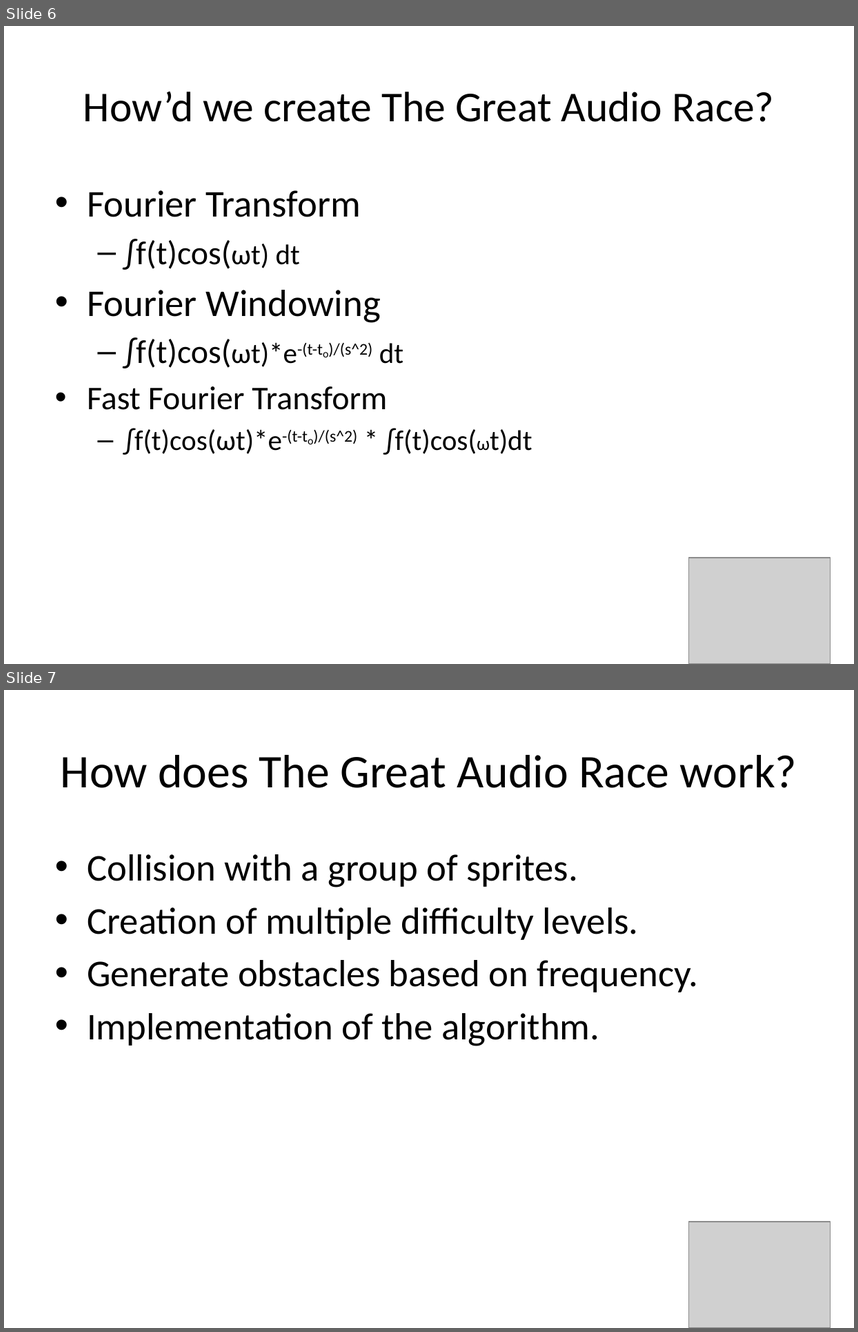
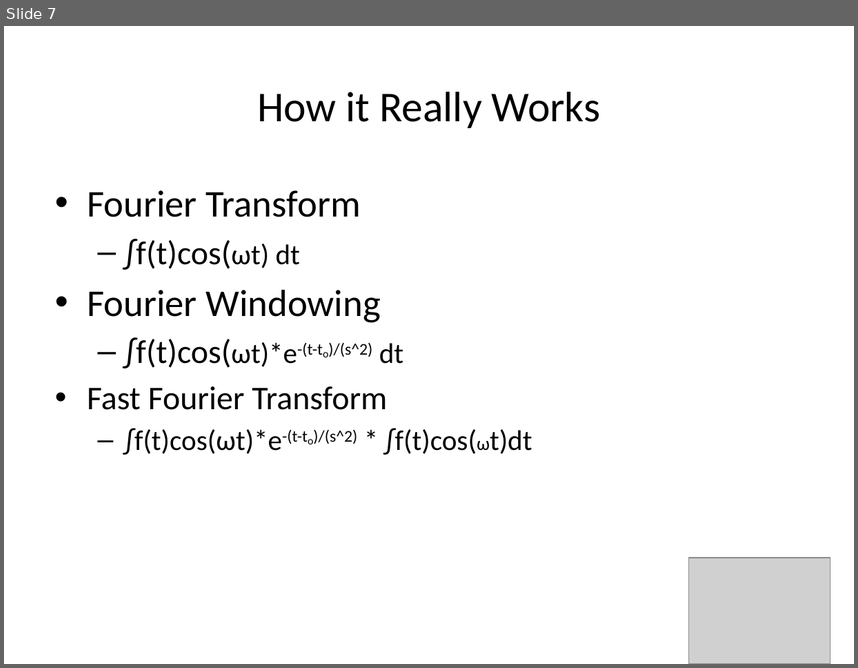
Before and after one commit to amlees/The-Great-Audio-Race, a slide deck: presenationTWO.pptx. Shown one above the other, each under a label of ours: slides 6 and 7 before the commit, slide 7 after it. The pictures are 858x1332 and 858x668 pixels, drawn with LibreOffice and Linux fonts; fonts in the diff are those of the drawing; grey boxes stand for pictures. Boxes give left, top, right and bottom in pixels: in the first picture for what was removed or moved away, otherwise in the second. Text is boxed around its words. In the diff, an @@ line names an element or a change of style, - is before the commit and + after.

```diff
--- a/presenationTWO.pptx
+++ b/presenationTWO.pptx
@@ slide 7 removed at [4,690,854,1328], background #FFFFFF @@
@@ title removed at [61,755,797,788] @@
-How does The Great Audio Race work?
@@ text removed at [87,854,699,1046] @@
-• Collision with a group of sprites.
-• Creation of multiple difficulty levels.
-• Generate obstacles based on frequency.
-• Implementation of the algorithm.
@@ picture removed at [689,1221,831,1328] @@
@@ what was slide 6 is now slide 7 @@
@@ slide 7 changed as well @@
@@ title at [257,92,601,128]: text changed @@
-How’d we create The Great Audio Race?
+How it Really Works
```
Also in this commit, not shown: 7 other slides changed, 5 slides added, 6 other slides removed, 1 other file.
